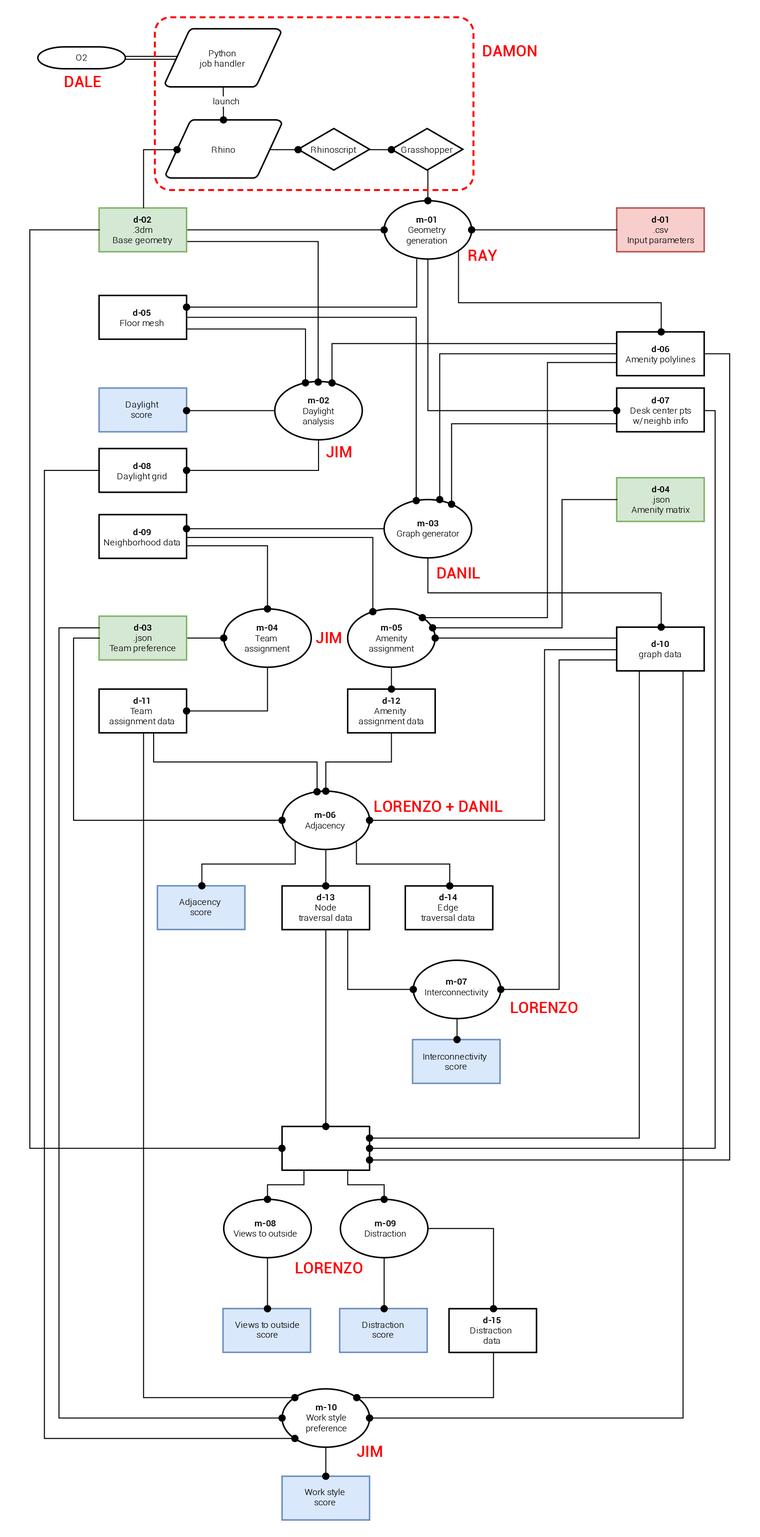
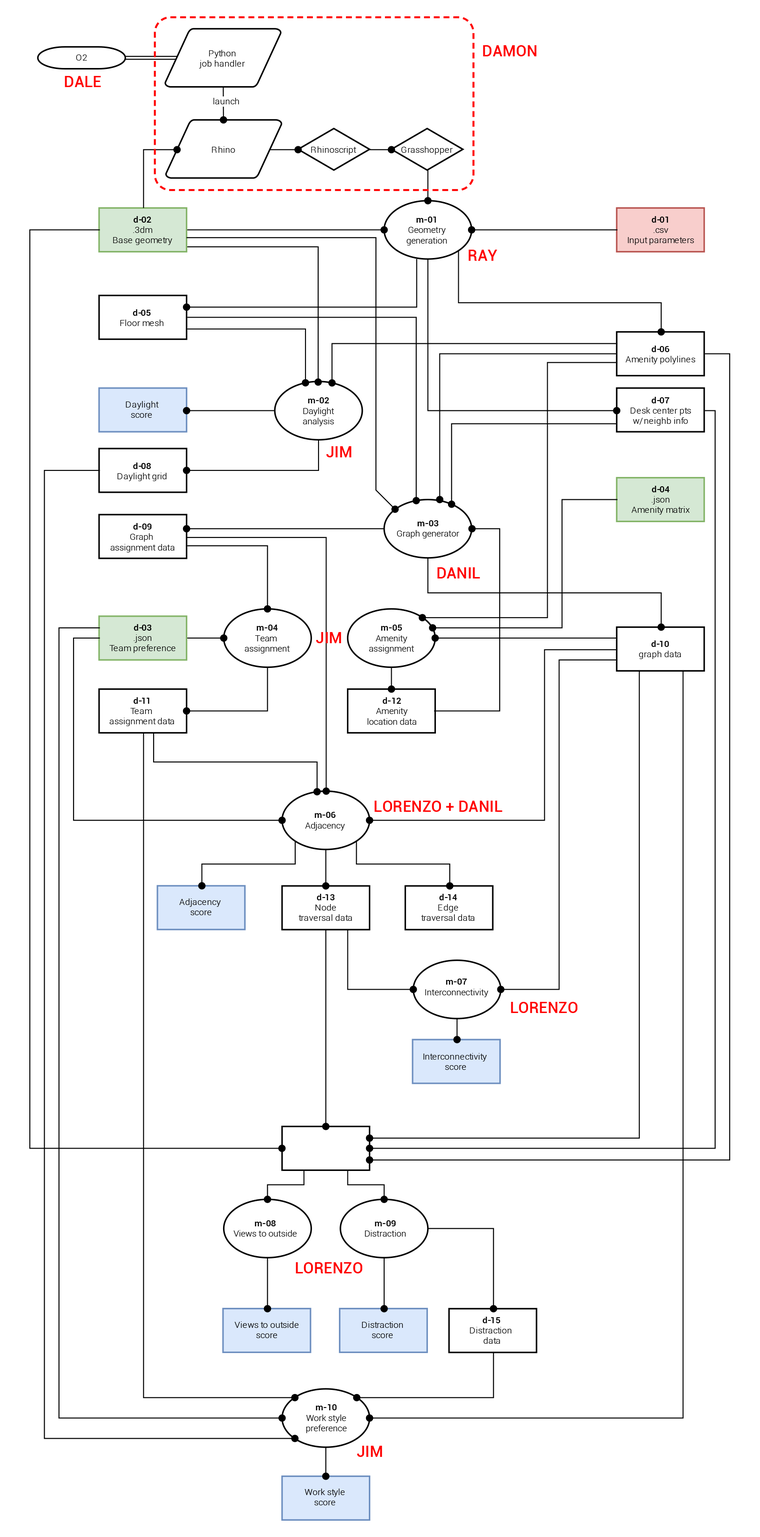
The second 760 x 1537 image is a revision of the first. Changes to its layers:
painted on "flow chart" over [103, 237, 512, 1506]
